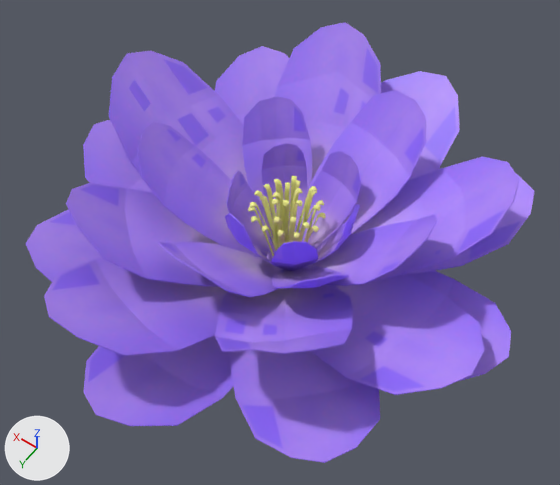
An edit to the FBX model Assets/Models/Plants/Flower_1.fbx, drawn before and after from the same camera.
Rendered twice from a 50 mm camera at (-0.0269, 0.0373, 0.0614) aimed at (-0.0014, 0.0016, 0.0054). The axes (+X, +Y, +Z) are drawn at lower left. The lights are the same throughout. Where no turn or scale is listed for an object, it has been applied to the vertices. Vertices at the same position are counted once.
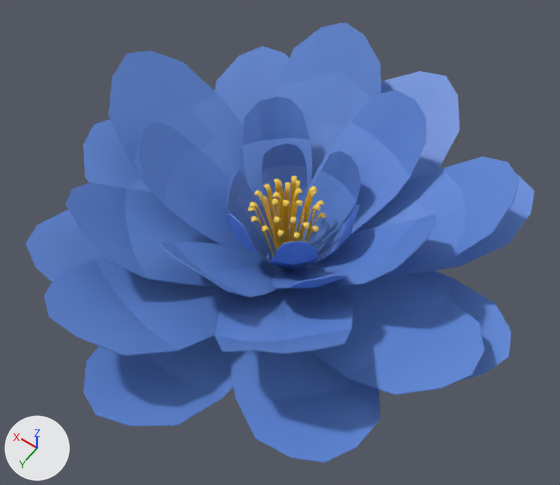
Diff of the bpy script that builds the scene:
```diff
--- a/Assets/Models/Plants/Flower_1.fbx.py
+++ b/Assets/Models/Plants/Flower_1.fbx.py
@@ img_coloratlas_jpg @@
+img_coloratlas_jpg = load_image('ColorAtlas.jpg', '../../Materials/Textures/ColorAtlas.jpg', 1024, 1024, 'sRGB')
@@ mat_flower_1 @@
 mat_flower_1 = principled_material('Flower_1')
-mat_flower_1.texture = img_planttexture1_jpg
+mat_flower_1.texture = img_coloratlas_jpg
@@ me_mesh @@
 me_mesh.from_pydata(...)  # 4207 vertices, 4030 faces; spans x -0.0228..0.0248, y -0.0232..0.0242, z -0.0003..0.0147
 # used by ob_pcube37; location = (-0.00081, -0.0005, -0.00007)
+# me_mesh part 1: texture (UV) coordinates of 4030 of 4030 faces, centred in x -0.0223..0.0243, y -0.0228..0.0238, z -0.0002..0.0143, changed; they spanned u 0.12..0.88, v 0.0..1.0 and now span u 0.02..0.26, v 0.81..0.88
 me_mesh.materials.append(mat_flower_1)
```

Where the change shows, as pixel boxes (x1, y1, x2, y2) in the pictures (560 x 485 px):
'pCube37', surface changed (purple to blue)
    both: (25, 22, 535, 463)
